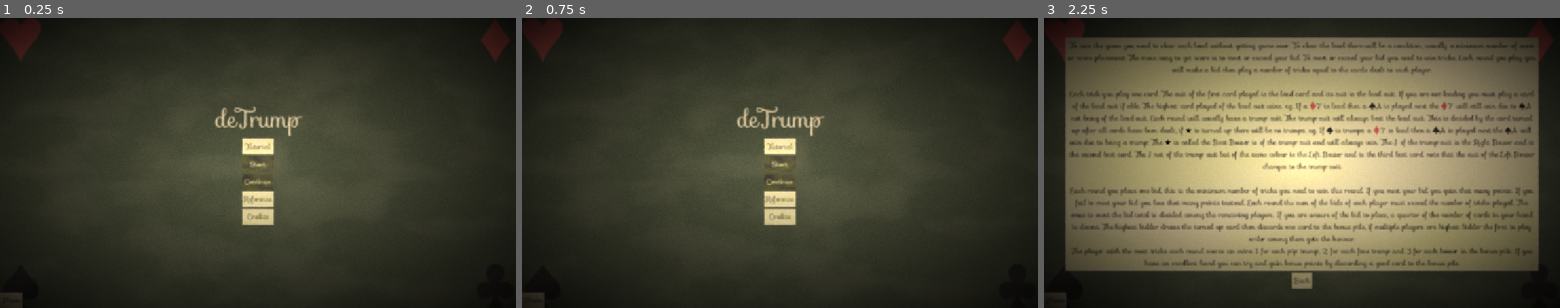
Above: before the commit, frames 1-3 (left to right).
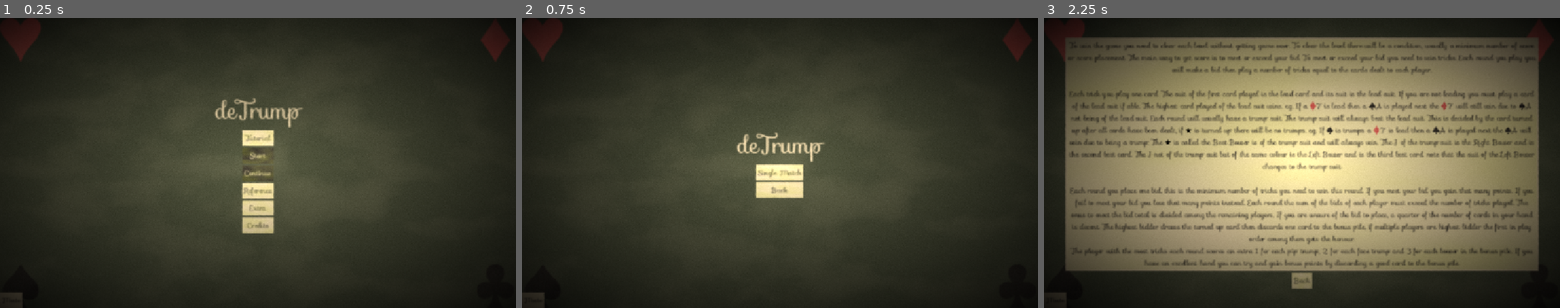
Above: after the commit, the same moments.

Repository: CMurtagh-LGTM/brackeys25.2
Game: Godot game, scene res://Main.tscn
Same seed, same stepped clock (60 frames per second), same inputs: the game is played once before the commit and once after it. Sound files missing from this copy of the repository are replaced by a short silence.
Inputs (mouse positions are in pixels of both pictures, inside the frame that each line leads up to):
- Up to frame 1 (0.25 s): no input
- Up to frame 2 (0.75 s): click (780, 206) at 0.5 s, where only the run after the commit has a clickable "Extra"
- Up to frame 3 (2.25 s): click (1302, 189) at 1.25 s, where only the run after the commit has a clickable "Back"; click "Reference" at 2 s

The runs differ from the first frame. In frame 1, 2.1% of the frame differs, in the area x 41-59%, y 27-75%; in frame 2, 2.9%, in the area x 41-59%, y 30-72%; in frame 3, less than 0.1%.

Commit message:
single match

Diff:
--- a/GameManager/GameManager.gd
+++ b/GameManager/GameManager.gd
@@ -227,9 +227,10 @@
 func _triumphs_before_bid() -> void:
 	_point_to_hand(_hand_index_to_compass(0))
 
-	if _tutorial_manager.is_triumph_bid():
-		await _tutorial_manager.show_next()
-	_tutorial_manager.dismiss_popup()
+	if _tutorial_manager != null:
+		if _tutorial_manager.is_triumph_bid():
+			await _tutorial_manager.show_next()
+		_tutorial_manager.dismiss_popup()
 
 	var game_state := _calculate_triumph_game_state()
 
@@ -260,7 +261,7 @@
 	_start_bid()
 
 func _show_bid_tutorial() -> void:
-	if _tutorial_manager.is_bid():
+	if _tutorial_manager != null and _tutorial_manager.is_bid():
 		await _tutorial_manager.show_next()
 
 func _start_bid() -> void:
@@ -282,7 +283,8 @@
 		if hand.is_player():
 			_show_bid_tutorial()
 			await hand.player_bid(minimum_bid)
-			_tutorial_manager.dismiss_popup()
+			if _tutorial_manager != null:
+				_tutorial_manager.dismiss_popup()
 		else:
 			var current_bid_score: int = _hands[highest_bidder_index].current_bid().score(_game_state) if _hands[highest_bidder_index].current_bid() else 0
 			await hand.ai_bid(minimum_bid, _game_state.trick_count() - 1, current_bid_score, _deck.peek_top())
@@ -325,16 +327,18 @@
 		await _tutorial_manager.show_next()
 
 func _start_trick() -> void:
-	if _tutorial_manager.is_trick():
-		await _tutorial_manager.show_next()
-	_tutorial_manager.dismiss_popup()
-	_show_hand_play_tutorial()
+	if _tutorial_manager != null:
+		if _tutorial_manager.is_trick():
+			await _tutorial_manager.show_next()
+		_tutorial_manager.dismiss_popup()
+		_show_hand_play_tutorial()
 
 	_hands[_current_hand].gain_turn()
 	_point_to_hand(_hand_index_to_compass(_current_hand))
 
 func _on_hand_play(card: Card) -> void:
-	_tutorial_manager.dismiss_popup()
+	if _tutorial_manager != null:
+		_tutorial_manager.dismiss_popup()
 
 	_hands[_current_hand].lose_turn()
 	await _trick.add_card(card, _game_state.trump(), _hand_index_to_compass(_current_hand))
@@ -344,13 +348,15 @@
 		_end_trick()
 		return
 
-	_show_hand_play_tutorial()
+	if _tutorial_manager != null:
+		_show_hand_play_tutorial()
 
 	_hands[_current_hand].gain_turn()
 	_point_to_hand(_hand_index_to_compass(_current_hand))
 
 func _end_trick() -> void:
-	_tutorial_manager.dismiss_popup()
+	if _tutorial_manager != null:
+		_tutorial_manager.dismiss_popup()
 
 	var winner: Hand.Compass = _trick.get_winner(_game_state.trump())
 	_point_to_hand(winner)
--- a/Menu/MainMenu.gd
+++ b/Menu/MainMenu.gd
@@ -8,7 +8,7 @@
 @onready var _continue_button: Button = %Continue
 
 enum PlayState {
-	TUTORIAL, START, CONTINUE
+	TUTORIAL, START, CONTINUE, SINGLE
 }
 
 signal start_pressed(play_state: PlayState)
@@ -33,8 +33,15 @@
 func _on_continue_pressed() -> void:
 	start_pressed.emit(PlayState.CONTINUE)
 
+func _on_single_match_pressed() -> void:
+	_menu_tabs.current_tab = 0
+	start_pressed.emit(PlayState.SINGLE)
+
 func _on_how_to_play_pressed():
 	_menu_tabs.current_tab = 1
+
+func _on_extra_pressed() -> void:
+	_menu_tabs.current_tab = 3
 
 func _on_credits_pressed():
 	_menu_tabs.current_tab = 2
--- a/Menu/MainMenu.tscn
+++ b/Menu/MainMenu.tscn
@@ -17,9 +17,9 @@
 
 [sub_resource type="NoiseTexture2D" id="NoiseTexture2D_tpenk"]
 width = 316
+noise = SubResource("FastNoiseLite_tsfcv")
+color_ramp = SubResource("Gradient_1xywt")
 seamless = true
-color_ramp = SubResource("Gradient_1xywt")
-noise = SubResource("FastNoiseLite_tsfcv")
 
 [sub_resource type="ShaderMaterial" id="ShaderMaterial_exbqw"]
 resource_local_to_scene = true
@@ -52,9 +52,9 @@
 
 [sub_resource type="NoiseTexture2D" id="NoiseTexture2D_tma8a"]
 width = 316
+noise = SubResource("FastNoiseLite_r1n58")
+color_ramp = SubResource("Gradient_nkib0")
 seamless = true
-color_ramp = SubResource("Gradient_nkib0")
-noise = SubResource("FastNoiseLite_r1n58")
 
 [sub_resource type="ShaderMaterial" id="ShaderMaterial_tpenk"]
 resource_local_to_scene = true
@@ -210,6 +210,24 @@
 grow_horizontal = 2
 grow_vertical = 2
 
+[node name="Extra" type="Button" parent="MenuButtons/MenuTabs/VBoxContainer/CenterContainer/VBoxContainer"]
+layout_mode = 2
+focus_mode = 0
+text = "Extra"
+
+[node name="Mould" parent="MenuButtons/MenuTabs/VBoxContainer/CenterContainer/VBoxContainer/Extra" instance=ExtResource("2_tma8a")]
+material = SubResource("ShaderMaterial_tpenk")
+layout_mode = 1
+anchors_preset = 15
+anchor_right = 1.0
+anchor_bottom = 1.0
+offset_left = 0.0
+offset_top = 0.0
+offset_right = 0.0
+offset_bottom = 0.0
+grow_horizontal = 2
+grow_vertical = 2
+
 [node name="Credits" type="Button" parent="MenuButtons/MenuTabs/VBoxContainer/CenterContainer/VBoxContainer"]
 layout_mode = 2
 focus_mode = 0
@@ -340,10 +358,72 @@
 grow_horizontal = 2
 grow_vertical = 2
 
+[node name="VBoxContainer4" type="VBoxContainer" parent="MenuButtons/MenuTabs"]
+visible = false
+layout_mode = 2
+alignment = 1
+metadata/_tab_index = 3
+
+[node name="VBoxContainer" type="VBoxContainer" parent="MenuButtons/MenuTabs/VBoxContainer4"]
+layout_mode = 2
+
+[node name="Label" type="Label" parent="MenuButtons/MenuTabs/VBoxContainer4/VBoxContainer"]
+layout_mode = 2
+theme_override_colors/font_color = Color(0.960784, 0.870588, 0.701961, 1)
+theme_override_font_sizes/font_size = 50
+text = "deTrump"
+horizontal_alignment = 1
+vertical_alignment = 1
+
+[node name="CenterContainer" type="CenterContainer" parent="MenuButtons/MenuTabs/VBoxContainer4/VBoxContainer"]
+layout_mode = 2
+
+[node name="VBoxContainer" type="VBoxContainer" parent="MenuButtons/MenuTabs/VBoxContainer4/VBoxContainer/CenterContainer"]
+layout_mode = 2
+
+[node name="SingleMatch" type="Button" parent="MenuButtons/MenuTabs/VBoxContainer4/VBoxContainer/CenterContainer/VBoxContainer"]
+layout_mode = 2
+focus_mode = 0
+text = "Single Match"
+
+[node name="Mould" parent="MenuButtons/MenuTabs/VBoxContainer4/VBoxContainer/CenterContainer/VBoxContainer/SingleMatch" instance=ExtResource("2_tma8a")]
+material = SubResource("ShaderMaterial_sfxdn")
+layout_mode = 1
+anchors_preset = 15
+anchor_right = 1.0
+anchor_bottom = 1.0
+offset_left = 0.0
+offset_top = 0.0
+offset_right = 0.0
+offset_bottom = 0.0
+grow_horizontal = 2
+grow_vertical = 2
+
+[node name="ExtraBack" type="Button" parent="MenuButtons/MenuTabs/VBoxContainer4/VBoxContainer/CenterContainer/VBoxContainer"]
+layout_mode = 2
+focus_mode = 0
+text = "Back"
+
+[node name="Mould" parent="MenuButtons/MenuTabs/VBoxContainer4/VBoxContainer/CenterContainer/VBoxContainer/ExtraBack" instance=ExtResource("2_tma8a")]
+material = SubResource("ShaderMaterial_sfxdn")
+layout_mode = 1
+anchors_preset = 15
+anchor_right = 1.0
+anchor_bottom = 1.0
+offset_left = 0.0
+offset_top = 0.0
+offset_right = 0.0
+offset_bottom = 0.0
+grow_horizontal = 2
+grow_vertical = 2
+
 [connection signal="pressed" from="MenuButtons/MenuTabs/VBoxContainer/CenterContainer/VBoxContainer/Tutorial" to="." method="_on_tutorial_pressed"]
 [connection signal="pressed" from="MenuButtons/MenuTabs/VBoxContainer/CenterContainer/VBoxContainer/Start" to="." method="_on_start_pressed"]
 [connection signal="pressed" from="MenuButtons/MenuTabs/VBoxContainer/CenterContainer/VBoxContainer/Continue" to="." method="_on_continue_pressed"]
 [connection signal="pressed" from="MenuButtons/MenuTabs/VBoxContainer/CenterContainer/VBoxContainer/HowToPlay" to="." method="_on_how_to_play_pressed"]
+[connection signal="pressed" from="MenuButtons/MenuTabs/VBoxContainer/CenterContainer/VBoxContainer/Extra" to="." method="_on_extra_pressed"]
 [connection signal="pressed" from="MenuButtons/MenuTabs/VBoxContainer/CenterContainer/VBoxContainer/Credits" to="." method="_on_credits_pressed"]
 [connection signal="pressed" from="MenuButtons/MenuTabs/VBoxContainer2/CenterContainer/HowToPlayBack" to="." method="_on_back_pressed"]
 [connection signal="pressed" from="MenuButtons/MenuTabs/VBoxContainer3/CenterContainer/CreditsBackPressed" to="." method="_on_back_pressed"]
+[connection signal="pressed" from="MenuButtons/MenuTabs/VBoxContainer4/VBoxContainer/CenterContainer/VBoxContainer/SingleMatch" to="." method="_on_single_match_pressed"]
+[connection signal="pressed" from="MenuButtons/MenuTabs/VBoxContainer4/VBoxContainer/CenterContainer/VBoxContainer/ExtraBack" to="." method="_on_back_pressed"]
--- a/Mould/Mould.tres
+++ b/Mould/Mould.tres
@@ -15,9 +15,9 @@
 
 [sub_resource type="NoiseTexture2D" id="NoiseTexture2D_ia3ss"]
 width = 316
+noise = SubResource("FastNoiseLite_pgrey")
+color_ramp = SubResource("Gradient_6av1v")
 seamless = true
-color_ramp = SubResource("Gradient_6av1v")
-noise = SubResource("FastNoiseLite_pgrey")
 
 [resource]
 resource_local_to_scene = true
--- a/Resources/Games/Five.tres
+++ b/Resources/Games/Five.tres
@@ -7,14 +7,8 @@
 
 [sub_resource type="Resource" id="Resource_y583k"]
 script = ExtResource("1_xbw0a")
-trump_bonus = 0.4
 singleton_threshold = 16
 offsuit_threshold = 19
-stash_threshold = 1.5
-high_bid = 3
-high_bid_penalty = 0.25
-turnup_score_threshold = 0.5
-turnup_reveal_threshold = 0.75
 metadata/_custom_type_script = "uid://dte1rd2vlh44p"
 
 [sub_resource type="Resource" id="Resource_ow3pn"]
@@ -26,9 +20,5 @@
 script = ExtResource("1_ce5kj")
 deck_info = ExtResource("2_y583k")
 ai_info = SubResource("Resource_y583k")
-rounds = 3
-tricks = 7
 win_condition = SubResource("Resource_ow3pn")
-hands = 4
-dealer = -1
 metadata/_custom_type_script = "uid://c2wr4vn8g6efw"
--- a/Resources/Games/Four.tres
+++ b/Resources/Games/Four.tres
@@ -7,28 +7,17 @@
 
 [sub_resource type="Resource" id="Resource_3l58e"]
 script = ExtResource("1_hj7ah")
-trump_bonus = 0.4
 singleton_threshold = 17
-offsuit_threshold = 20
-stash_threshold = 1.5
-high_bid = 3
-high_bid_penalty = 0.25
-turnup_score_threshold = 0.5
-turnup_reveal_threshold = 0.75
 metadata/_custom_type_script = "uid://dte1rd2vlh44p"
 
 [sub_resource type="Resource" id="Resource_50287"]
 script = ExtResource("4_6y164")
-minimum_place = 2
 metadata/_custom_type_script = "uid://dh0njfgbt545i"
 
 [resource]
 script = ExtResource("1_y6e82")
 deck_info = ExtResource("2_3l58e")
 ai_info = SubResource("Resource_3l58e")
-rounds = 3
 tricks = 6
 win_condition = SubResource("Resource_50287")
-hands = 4
-dealer = -1
 metadata/_custom_type_script = "uid://c2wr4vn8g6efw"
--- a/Resources/Games/One.tres
+++ b/Resources/Games/One.tres
@@ -8,13 +8,8 @@
 [sub_resource type="Resource" id="Resource_txwsg"]
 script = ExtResource("1_u6gwy")
 trump_bonus = 0.0
-singleton_threshold = 18
-offsuit_threshold = 20
-stash_threshold = 1.5
 high_bid = 1
 high_bid_penalty = 0.5
-turnup_score_threshold = 0.5
-turnup_reveal_threshold = 0.75
 metadata/_custom_type_script = "uid://dte1rd2vlh44p"
 
 [sub_resource type="Resource" id="Resource_u6gwy"]
@@ -29,6 +24,5 @@
 rounds = 1
 tricks = 2
 win_condition = SubResource("Resource_u6gwy")
-hands = 4
 dealer = 2
 metadata/_custom_type_script = "uid://c2wr4vn8g6efw"
--- a/Resources/Games/Seven.tres
+++ b/Resources/Games/Seven.tres
@@ -7,14 +7,6 @@
 
 [sub_resource type="Resource" id="Resource_qtkww"]
 script = ExtResource("1_vsfe0")
-trump_bonus = 0.4
-singleton_threshold = 18
-offsuit_threshold = 20
-stash_threshold = 1.5
-high_bid = 3
-high_bid_penalty = 0.25
-turnup_score_threshold = 0.5
-turnup_reveal_threshold = 0.75
 metadata/_custom_type_script = "uid://dte1rd2vlh44p"
 
 [sub_resource type="Resource" id="Resource_28t4k"]
@@ -27,8 +19,6 @@
 deck_info = ExtResource("2_yokbq")
 ai_info = SubResource("Resource_qtkww")
 rounds = 5
-tricks = 7
 win_condition = SubResource("Resource_28t4k")
 hands = 2
-dealer = -1
 metadata/_custom_type_script = "uid://c2wr4vn8g6efw"
--- /dev/null
+++ b/Resources/Games/Single.tres
@@ -0,0 +1,23 @@
+[gd_resource type="Resource" script_class="GameInfo" load_steps=7 format=3 uid="uid://ds1i02su8ruku"]
+
+[ext_resource type="Script" uid="uid://dte1rd2vlh44p" path="res://Hand/AIInfo.gd" id="1_4yjqp"]
+[ext_resource type="Script" uid="uid://c2wr4vn8g6efw" path="res://GameManager/GameInfo.gd" id="1_ik7ft"]
+[ext_resource type="Resource" uid="uid://7u0h8e28bfup" path="res://Resources/Decks/French33.tres" id="2_4mpxy"]
+[ext_resource type="Script" uid="uid://dh0njfgbt545i" path="res://GameManager/WinConditions/PlaceWinCondition.gd" id="4_uaarl"]
+
+[sub_resource type="Resource" id="Resource_gs0tm"]
+script = ExtResource("1_4yjqp")
+high_bid = 2
+metadata/_custom_type_script = "uid://dte1rd2vlh44p"
+
+[sub_resource type="Resource" id="Resource_ojaxf"]
+script = ExtResource("4_uaarl")
+minimum_place = 1
+metadata/_custom_type_script = "uid://dh0njfgbt545i"
+
+[resource]
+script = ExtResource("1_ik7ft")
+deck_info = ExtResource("2_4mpxy")
+ai_info = SubResource("Resource_gs0tm")
+win_condition = SubResource("Resource_ojaxf")
+metadata/_custom_type_script = "uid://c2wr4vn8g6efw"
--- a/Resources/Games/Six.tres
+++ b/Resources/Games/Six.tres
@@ -7,19 +7,13 @@
 
 [sub_resource type="Resource" id="Resource_eaiub"]
 script = ExtResource("1_jo0dg")
-trump_bonus = 0.4
 singleton_threshold = 15
 offsuit_threshold = 19
-stash_threshold = 1.5
 high_bid = 5
-high_bid_penalty = 0.25
-turnup_score_threshold = 0.5
-turnup_reveal_threshold = 0.75
 metadata/_custom_type_script = "uid://dte1rd2vlh44p"
 
 [sub_resource type="Resource" id="Resource_j40hr"]
 script = ExtResource("2_dk5px")
-minimum_place = 2
 metadata/_custom_type_script = "uid://dh0njfgbt545i"
 
 [resource]
@@ -29,6 +23,4 @@
 rounds = 1
 tricks = 11
 win_condition = SubResource("Resource_j40hr")
-hands = 4
-dealer = -1
 metadata/_custom_type_script = "uid://c2wr4vn8g6efw"
--- a/Resources/Games/Three.tres
+++ b/Resources/Games/Three.tres
@@ -7,14 +7,7 @@
 
 [sub_resource type="Resource" id="Resource_txwsg"]
 script = ExtResource("1_a76fa")
-trump_bonus = 0.4
-singleton_threshold = 18
-offsuit_threshold = 20
-stash_threshold = 1.5
 high_bid = 2
-high_bid_penalty = 0.25
-turnup_score_threshold = 0.5
-turnup_reveal_threshold = 0.75
 metadata/_custom_type_script = "uid://dte1rd2vlh44p"
 
 [sub_resource type="Resource" id="Resource_yl7aq"]
@@ -26,9 +19,6 @@
 script = ExtResource("3_ktooy")
 deck_info = ExtResource("2_a76fa")
 ai_info = SubResource("Resource_txwsg")
-rounds = 3
 tricks = 5
 win_condition = SubResource("Resource_yl7aq")
-hands = 4
-dealer = -1
 metadata/_custom_type_script = "uid://c2wr4vn8g6efw"
--- a/Resources/Games/Two.tres
+++ b/Resources/Games/Two.tres
@@ -7,14 +7,8 @@
 
 [sub_resource type="Resource" id="Resource_txwsg"]
 script = ExtResource("1_ve83l")
-trump_bonus = 0.4
-singleton_threshold = 18
-offsuit_threshold = 20
-stash_threshold = 1.5
 high_bid = 1
 high_bid_penalty = 0.5
-turnup_score_threshold = 0.5
-turnup_reveal_threshold = 0.75
 metadata/_custom_type_script = "uid://dte1rd2vlh44p"
 
 [sub_resource type="Resource" id="Resource_ve83l"]
@@ -29,6 +23,5 @@
 rounds = 2
 tricks = 3
 win_condition = SubResource("Resource_ve83l")
-hands = 4
 dealer = 2
 metadata/_custom_type_script = "uid://c2wr4vn8g6efw"
--- a/SceneManager.gd
+++ b/SceneManager.gd
@@ -9,6 +9,8 @@
 	preload("res://Resources/Games/Six.tres"),
 	preload("res://Resources/Games/Seven.tres"),
 ]
+
+const single_game: GameInfo = preload("res://Resources/Games/Single.tres")
 
 @onready var _main_menu: MainMenu = $MainMenu
 @onready var _game_preview: GamePreview = $GamePreview
@@ -34,17 +36,12 @@
 
 		var play_state: MainMenu.PlayState = await _show_main_menu(tutorial_complete, first_level)
 
-		var save_file: SaveFile = SaveFile.new()
-		save_file.tutorial_complete = tutorial_complete
-		var tutorial_manager: TutorialManager = TutorialManager.instantiate()
-		if play_state == MainMenu.PlayState.CONTINUE and _has_save_file():
-			save_file = _load_game()
-			tutorial_manager.set_index(save_file.tutorial_index)
-
-		if play_state == MainMenu.PlayState.START:
-			tutorial_manager.set_index(TutorialManager.end_index())
-
-		await _play(tutorial_manager, save_file)
+		if (play_state == MainMenu.PlayState.TUTORIAL
+			or play_state == MainMenu.PlayState.START
+			or play_state == MainMenu.PlayState.CONTINUE):
+			await _normal_game(tutorial_complete, play_state)
+		elif play_state == MainMenu.PlayState.SINGLE:
+			await _single_game()
 
 func _show_main_menu(tutorial_complete: bool, first_level: bool) -> MainMenu.PlayState:
 	var can_start: bool = false
@@ -58,6 +55,47 @@
 	var use_tutorial: MainMenu.PlayState = await _main_menu.start_pressed
 	_main_menu.visible = false
 	return use_tutorial
+
+func _normal_game(tutorial_complete: bool, play_state: MainMenu.PlayState) -> void:
+	var save_file: SaveFile = SaveFile.new()
+	save_file.tutorial_complete = tutorial_complete
+	var tutorial_manager: TutorialManager = TutorialManager.instantiate()
+	if play_state == MainMenu.PlayState.CONTINUE and _has_save_file():
+		save_file = _load_game()
+		tutorial_manager.set_index(save_file.tutorial_index)
+
+	if play_state == MainMenu.PlayState.START:
+		tutorial_manager.set_index(TutorialManager.end_index())
+
+	await _play(tutorial_manager, save_file)
+
+func _single_game() -> void:
+	var game: GameInfo = single_game
+	await _show_game_preview(game)
+
+	var game_manager: GameManager = _game_scene.instantiate()
+	game_manager.set_deck_info(game.deck_info)
+	game_manager.set_ai_info(game.ai_info)
+	game_manager.set_deal_count(game.rounds)
+	game_manager.set_trick_count(game.tricks)
+	game_manager.set_win_condition(game.win_condition.to_label())
+	game_manager.set_hand_count(game.hands)
+	game_manager.set_dealer(game.dealer)
+
+	add_child(game_manager)
+	# Can't be Array[int], as much as I'd like that
+	var result: Array = await game_manager.finished
+	# var result := [0, 100]
+	remove_child(game_manager)
+
+
+	var place: int = result[0]
+	var score: int = result[1]
+
+	if not game.win_condition.has_won(place, score):
+		await _show_game_over(place, score, game.win_condition.to_label())
+	else:
+		await _show_victory()
 
 func _play(tutorial_manager: TutorialManager, save_file: SaveFile) -> void:
 	_triumph_pool.reset()
